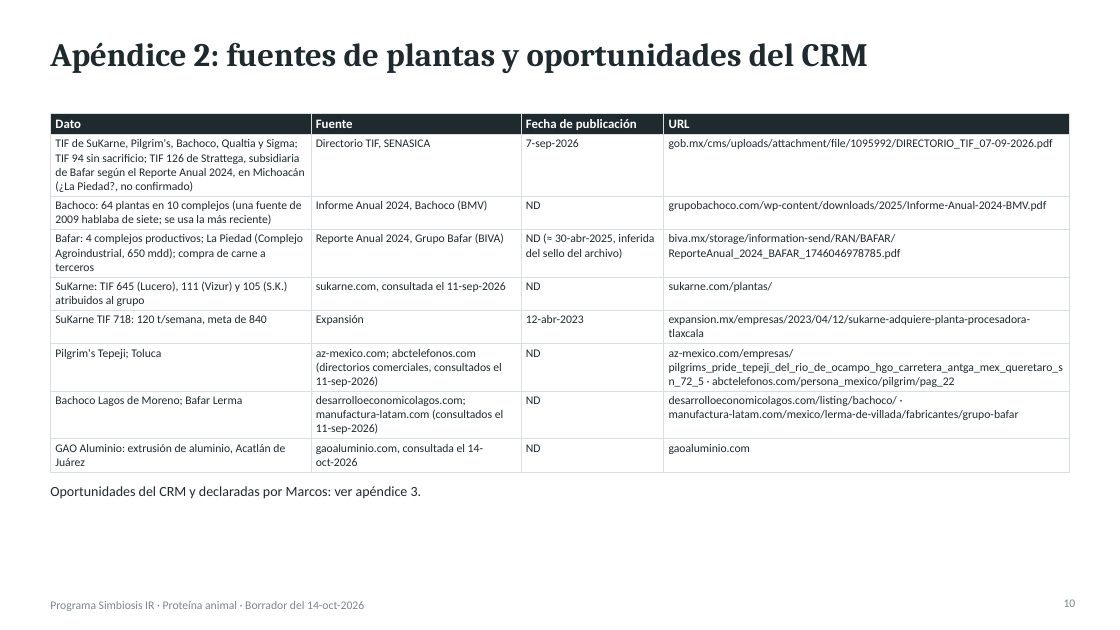
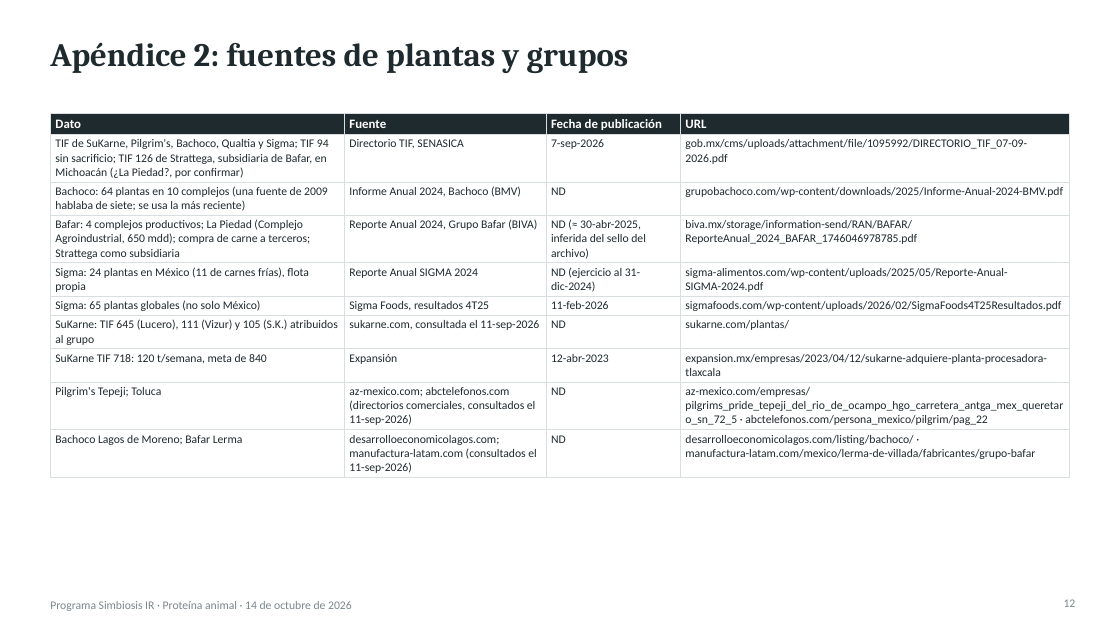
Before and after one commit to Marckqalex/Simbiosis-IR, a slide deck: slide 12 of entregables/Simbiosis_IR_Proteina_Animal_Entregable1.pptx (slide 10 before the commit). Drawn at 1120x630 pixels with LibreOffice and Linux fonts; fonts in the diff are those of the drawing. Boxes give left, top, right and bottom in pixels: in the first picture for what was removed or moved away, otherwise in the second. Text is boxed around its words. In the diff, an @@ line names an element or a change of style, - is before the commit and + after.

```diff
--- a/entregables/Simbiosis_IR_Proteina_Animal_Entregable1.pptx
+++ b/entregables/Simbiosis_IR_Proteina_Animal_Entregable1.pptx
@@ title at [50,42,629,73]: text changed @@
-Apéndice 2: fuentes de plantas y oportunidades del CRM
+Apéndice 2: fuentes de plantas y grupos
@@ table at [50,113,1070,477] @@
-row 2, column 1: TIF de SuKarne, Pilgrim's, Bachoco, Qualtia y Sigma; TIF 94 sin sacrificio; TIF 126 de Strattega, subsidiaria de Bafar según el Reporte Anual 2024, en Michoacán (¿La Piedad?, no confirmado)
+row 2, column 1: TIF de SuKarne, Pilgrim's, Bachoco, Qualtia y Sigma; TIF 94 sin sacrificio; TIF 126 de Strattega, subsidiaria de Bafar, en Michoacán (¿La Piedad?, por confirmar)
-row 4: Bafar: 4 complejos productivos; La Piedad (Complejo Agroindustrial, 650 mdd); compra de carne a terceros | Reporte Anual 2024, Grupo Bafar (BIVA) | ND (≈ 30-abr-2025, inferida del sello del archivo) | biva.mx/storage/information-send/RAN/BAFAR/ReporteAnual_2024_BAFAR_1746046978785.pdf
+row 4: Bafar: 4 complejos productivos; La Piedad (Complejo Agroindustrial, 650 mdd); compra de carne a terceros; Strattega como subsidiaria | Reporte Anual 2024, Grupo Bafar (BIVA) | ND (≈ 30-abr-2025, inferida del sello del archivo) | biva.mx/storage/information-send/RAN/BAFAR/ReporteAnual_2024_BAFAR_1746046978785.pdf
+row 5: Sigma: 24 plantas en México (11 de carnes frías), flota propia | Reporte Anual SIGMA 2024 | ND (ejercicio al 31-dic-2024) | sigma-alimentos.com/wp-content/uploads/2025/05/Reporte-Anual-SIGMA-2024.pdf
+row 6: Sigma: 65 plantas globales (no solo México) | Sigma Foods, resultados 4T25 | 11-feb-2026 | sigmafoods.com/wp-content/uploads/2026/02/SigmaFoods4T25Resultados.pdf
-row 9: GAO Aluminio: extrusión de aluminio, Acatlán de Juárez | gaoaluminio.com, consultada el 14-oct-2026 | ND | gaoaluminio.com
@@ text removed at [50,486,422,499] @@
-Oportunidades del CRM y declaradas por Marcos: ver apéndice 3.
@@ page number at [1064,599,1076,607]: text changed @@
-10
+12
@@ text at [50,601,352,611]: text changed @@
-Programa Simbiosis IR · Proteína animal · Borrador del 14-oct-2026
+Programa Simbiosis IR · Proteína animal · 14 de octubre de 2026
```
Also in this commit, not shown: 9 other slides changed, 4 slides added, 1 slide removed, 1 other file.
